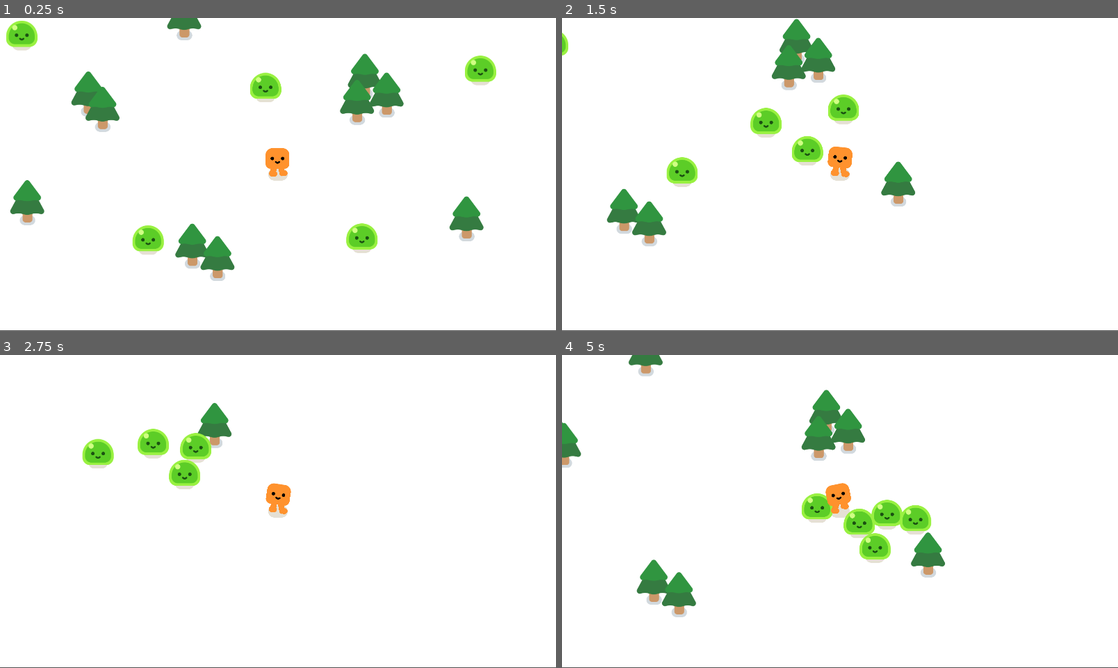
Above: before the commit, frames 1-4 (two rows, left to right).
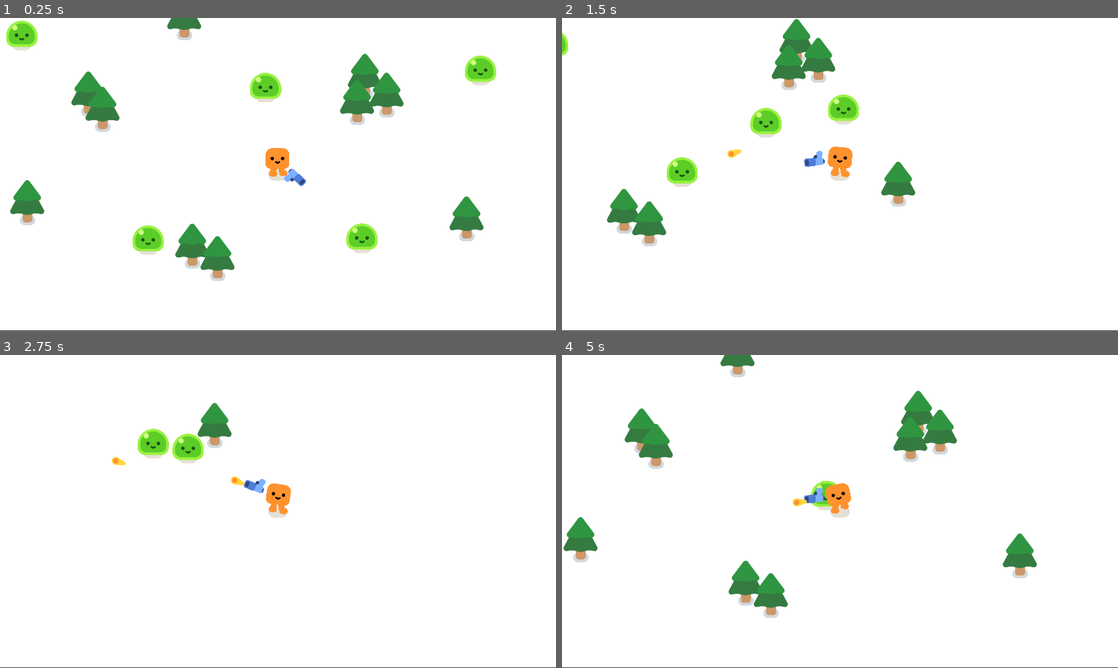
Above: after the commit, the same moments.

Repository: hanazzz/vampire-survivor-style-game
Game: Godot game, scene res://survivor_game.tscn
Same seed, same stepped clock (60 frames per second), same inputs: the game is played once before the commit and once after it.
Inputs:
- Up to frame 1 (0.25 s): no input
- Up to frame 2 (1.5 s): hold D (move_right) 0.53-1.28 s; hold S (move_down) from 1.28 s (still down)
- Up to frame 3 (2.75 s): release S (move_down) at 2.03 s; hold D (move_right) from 2.03 s (still down)
- Up to frame 4 (5 s): release D (move_right) at 2.78 s; hold W (move_up) 2.78-3.53 s; hold A (move_left) from 3.53 s (still down)

The runs differ from the first frame. In frame 1, 0.1% of the frame differs, in the area x 51-56%, y 48-54%; in frame 2, 0.5%; in frame 3, 1.5%; in frame 4, 11%, in the area x 0-86%, y 0-84%.

Commit message:
Add player weapon and attack logic

Diff:
--- /dev/null
+++ b/bullet.gd
@@ -0,0 +1,27 @@
+extends Area2D
+
+var travelled_distance = 0
+
+func _physics_process(delta: float) -> void:
+	const BULLET_SPEED = 800
+	const BULLET_RANGE = 18000
+
+	# Return new vector that is rotated by the desired angle
+	var direction = Vector2.RIGHT.rotated(rotation)
+	position += direction * BULLET_SPEED * delta
+
+	# Increase travelled distance based on speed of bullet
+	travelled_distance += BULLET_SPEED
+
+	# Destroy bullet if it exits its range
+	if travelled_distance > BULLET_RANGE:
+		queue_free()
+
+
+# Called when bullet hits something
+func _on_body_entered(body: Node2D) -> void:
+	# Destroy bullet
+	queue_free()
+	# Check if the touched body has a take_damage() function
+	if body.has_method("take_damage"):
+		body.take_damage()
--- /dev/null
+++ b/bullet.tscn
@@ -0,0 +1,22 @@
+[gd_scene load_steps=4 format=3 uid="uid://b5ixw66oaedki"]
+
+[ext_resource type="Texture2D" uid="uid://dftkbqwsfd68r" path="res://pistol/projectile.png" id="1_v7oki"]
+[ext_resource type="Script" uid="uid://cfjvwhypwf5h5" path="res://bullet.gd" id="1_v8qja"]
+
+[sub_resource type="CircleShape2D" id="CircleShape2D_v8qja"]
+
+[node name="Bullet" type="Area2D"]
+top_level = true
+collision_layer = 0
+collision_mask = 3
+script = ExtResource("1_v8qja")
+
+[node name="Projectile" type="Sprite2D" parent="."]
+position = Vector2(-11, -1)
+texture = ExtResource("1_v7oki")
+
+[node name="CollisionShape2D" type="CollisionShape2D" parent="."]
+scale = Vector2(1.7187414, 1.7187414)
+shape = SubResource("CircleShape2D_v8qja")
+
+[connection signal="body_entered" from="." to="." method="_on_body_entered"]
--- /dev/null
+++ b/gun.gd
@@ -0,0 +1,26 @@
+extends Area2D
+
+
+func _physics_process(delta: float) -> void:
+	# Find enemies in range of gun (as array)
+	var enemies_in_range = get_overlapping_bodies()
+	if enemies_in_range.size() > 0:
+		# Target first enemy in array
+		var target_enemy = enemies_in_range[0]
+		# Point gun at target enemy
+		look_at(target_enemy.global_position)
+
+
+func shoot():
+		const BULLET = preload("res://bullet.tscn")
+		# Create new instance of bullet scene
+		var new_bullet = BULLET.instantiate()
+		# Make bullet match position and rotation of shooting point
+		new_bullet.global_position = %ShootingPoint.global_position
+		new_bullet.global_rotation = %ShootingPoint.global_rotation
+		# Add bullet as child node of ShootingPoint node
+		%ShootingPoint.add_child(new_bullet)
+
+
+func _on_timer_timeout() -> void:
+	shoot()
--- /dev/null
+++ b/gun.tscn
@@ -0,0 +1,31 @@
+[gd_scene load_steps=4 format=3 uid="uid://du5i8r7jdycua"]
+
+[ext_resource type="Script" uid="uid://bpyfw0mh6bsnv" path="res://gun.gd" id="1_dk5gl"]
+[ext_resource type="Texture2D" uid="uid://cswb5do8rrj7q" path="res://pistol/pistol.png" id="1_vk1bi"]
+
+[sub_resource type="CircleShape2D" id="CircleShape2D_dk5gl"]
+radius = 626.0
+
+[node name="Gun" type="Area2D"]
+collision_layer = 0
+collision_mask = 2
+script = ExtResource("1_dk5gl")
+
+[node name="CollisionShape2D" type="CollisionShape2D" parent="."]
+shape = SubResource("CircleShape2D_dk5gl")
+
+[node name="WeaponPivot" type="Marker2D" parent="."]
+
+[node name="Pistol" type="Sprite2D" parent="WeaponPivot"]
+position = Vector2(89, 10)
+texture = ExtResource("1_vk1bi")
+
+[node name="ShootingPoint" type="Marker2D" parent="WeaponPivot/Pistol"]
+unique_name_in_owner = true
+position = Vector2(25, -10)
+
+[node name="Timer" type="Timer" parent="."]
+wait_time = 0.3
+autostart = true
+
+[connection signal="timeout" from="Timer" to="." method="_on_timer_timeout"]
--- a/mob.gd
+++ b/mob.gd
@@ -1,9 +1,21 @@
 extends CharacterBody2D
 
+# Set mob's initial health to 3
+var health = 3
+
 @onready var player = get_node("/root/Game/Player")
+
 
 func _physics_process(delta: float) -> void:
 	# Move mob towards player
 	var direction = global_position.direction_to(player.global_position)
 	velocity = direction * 300
 	move_and_slide()
+
+
+func take_damage():
+	health -= 1
+
+	# If mob has no health, it dies
+	if health == 0:
+		queue_free()
--- a/mob.tscn
+++ b/mob.tscn
@@ -7,9 +7,12 @@
 radius = 50.0
 
 [node name="Mob" type="CharacterBody2D"]
+collision_layer = 2
+collision_mask = 3
 script = ExtResource("1_nokgg")
 
 [node name="Slime" parent="." instance=ExtResource("1_dy6sc")]
+unique_name_in_owner = true
 position = Vector2(0, 24)
 
 [node name="CollisionShape2D" type="CollisionShape2D" parent="."]
--- a/player.tscn
+++ b/player.tscn
@@ -1,7 +1,8 @@
-[gd_scene load_steps=4 format=3 uid="uid://c1sx7bic4uhdj"]
+[gd_scene load_steps=5 format=3 uid="uid://c1sx7bic4uhdj"]
 
 [ext_resource type="PackedScene" uid="uid://pbmyh1qru7p" path="res://characters/happy_boo/happy_boo.tscn" id="1_4flbx"]
 [ext_resource type="Script" uid="uid://yh2ao5or56lq" path="res://player.gd" id="1_onrkg"]
+[ext_resource type="PackedScene" uid="uid://du5i8r7jdycua" path="res://gun.tscn" id="3_i3pqv"]
 
 [sub_resource type="CircleShape2D" id="CircleShape2D_onrkg"]
 radius = 29.017237
@@ -16,3 +17,6 @@
 shape = SubResource("CircleShape2D_onrkg")
 
 [node name="Camera2D" type="Camera2D" parent="."]
+
+[node name="Gun" parent="." instance=ExtResource("3_i3pqv")]
+position = Vector2(0, -52)
Not shown, added: bullet.gd.uid
Not shown, added: gun.gd.uid
